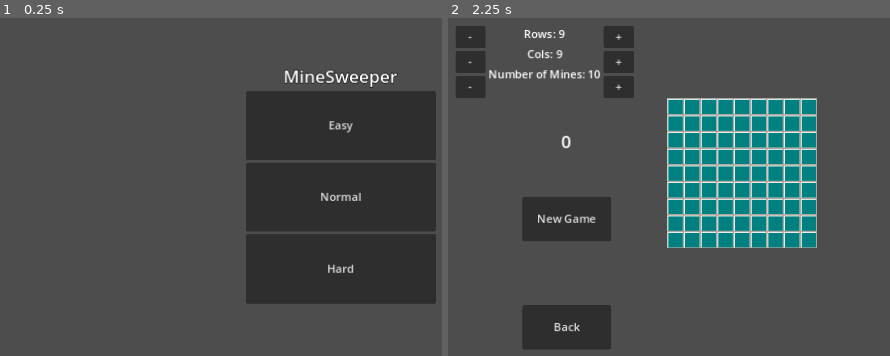
Above: before the commit, frames 1-2 (left to right).
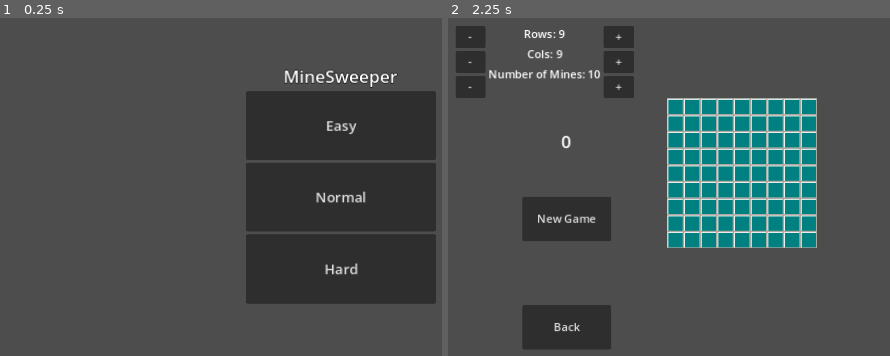
Above: after the commit, the same moments.

Repository: PudWin14/Go_Minas
Game: Godot game, scene res://Scenes/main.tscn
Same seed, same stepped clock (60 frames per second), same inputs: the game is played once before the commit and once after it.
Inputs:
- Up to frame 1 (0.25 s): no input
- Up to frame 2 (2.25 s): click "Easy" at 0.5 s; click "Back" at 1.25 s; click "Easy" at 2 s

The runs differ from the first frame. In frame 1, 0.5% of the frame differs, in the area x 71-83%, y 30-77%; in frame 2, nothing differs.

Commit message:
Aumented size of buttons labels

Diff:
--- a/Scenes/main.tscn
+++ b/Scenes/main.tscn
@@ -36,16 +36,19 @@
 [node name="EasyButton" type="Button" parent="VBoxContainer"]
 layout_mode = 2
 size_flags_vertical = 3
+theme_override_font_sizes/font_size = 20
 text = "Easy"
 
 [node name="NormalButton" type="Button" parent="VBoxContainer"]
 layout_mode = 2
 size_flags_vertical = 3
+theme_override_font_sizes/font_size = 20
 text = "Normal"
 
 [node name="HardButton" type="Button" parent="VBoxContainer"]
 layout_mode = 2
 size_flags_vertical = 3
+theme_override_font_sizes/font_size = 20
 text = "Hard"
 
 [connection signal="pressed" from="VBoxContainer/EasyButton" to="." method="_on_easy_button_pressed"]
